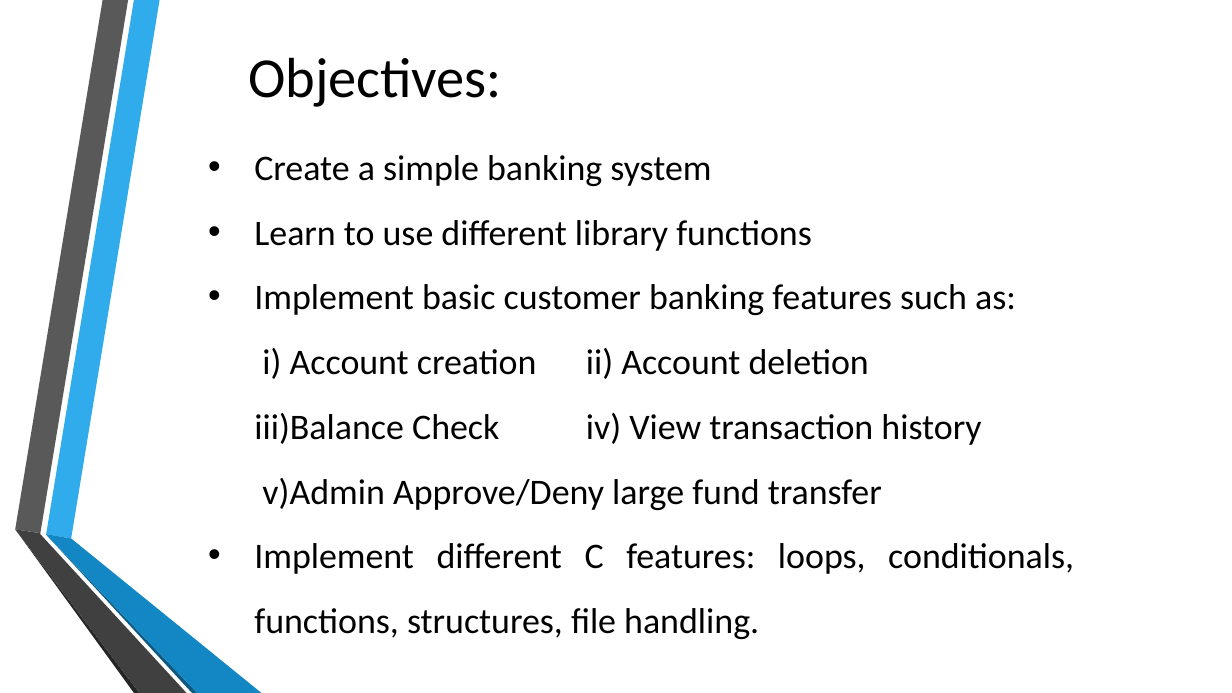
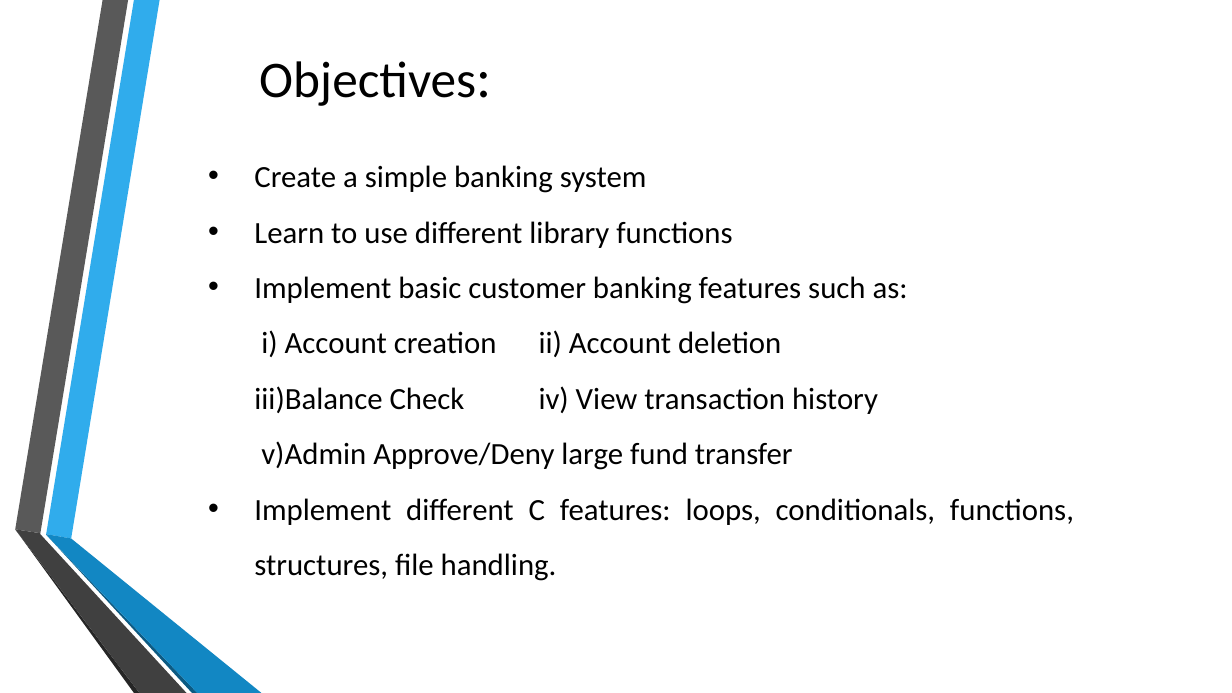
Before and after one commit to 10Rajin/Presentation, a slide deck: slide 2 of Banking Management System.pptx. Drawn at 1232x693 pixels with LibreOffice and Linux fonts; fonts in the diff are those of the drawing; background and template pictures are left out. Boxes give left, top, right and bottom in pixels: in the first picture for what was removed or moved away, otherwise in the second. Text is boxed around its words. In the diff, an @@ line names an element or a change of style, - is before the commit and + after.

```diff
--- a/Banking Management System.pptx
+++ b/Banking Management System.pptx
@@ title "Objectives:" at [259, 61, 476, 106]: size 44 to 40 pt @@
@@ text "Create a simple banking system": place and size @@
-text "Create a simple banking system" at [254, 155, 1074, 639]
+text "Create a simple banking system" at [254, 165, 1074, 581]
@@ text "Create a simple banking system" at [254, 165, 1074, 581]: size 28 to 24 pt @@
```
Also in this commit, not shown: 5 other slides changed.
